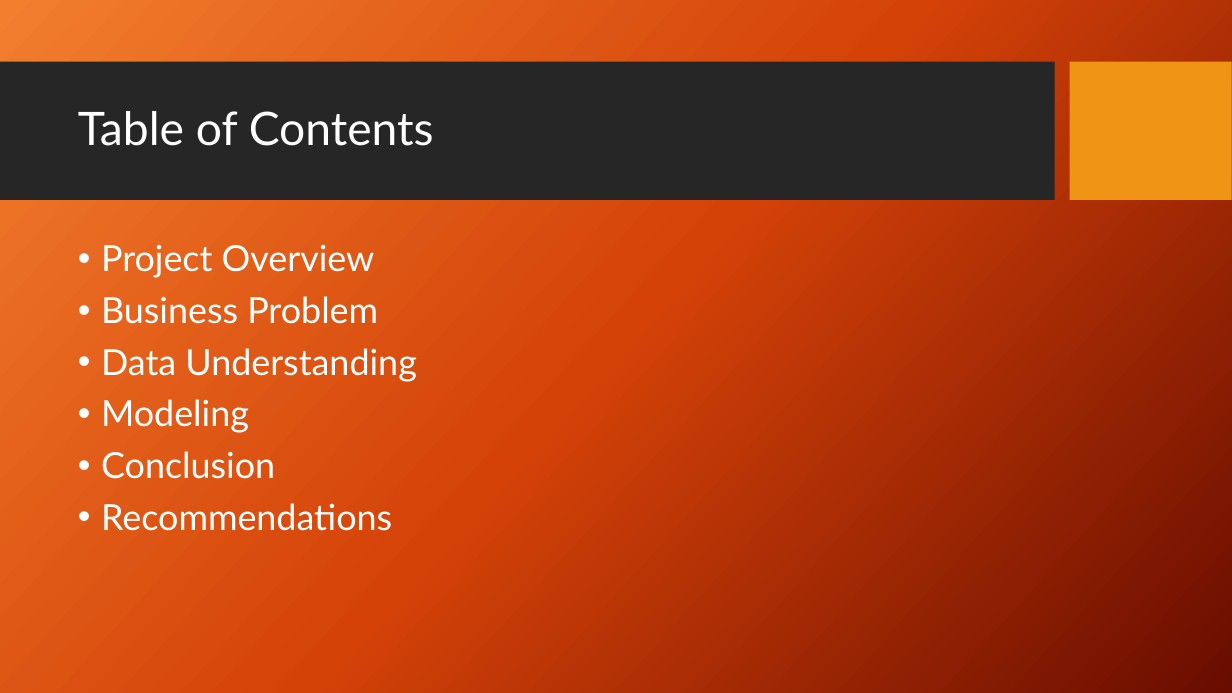
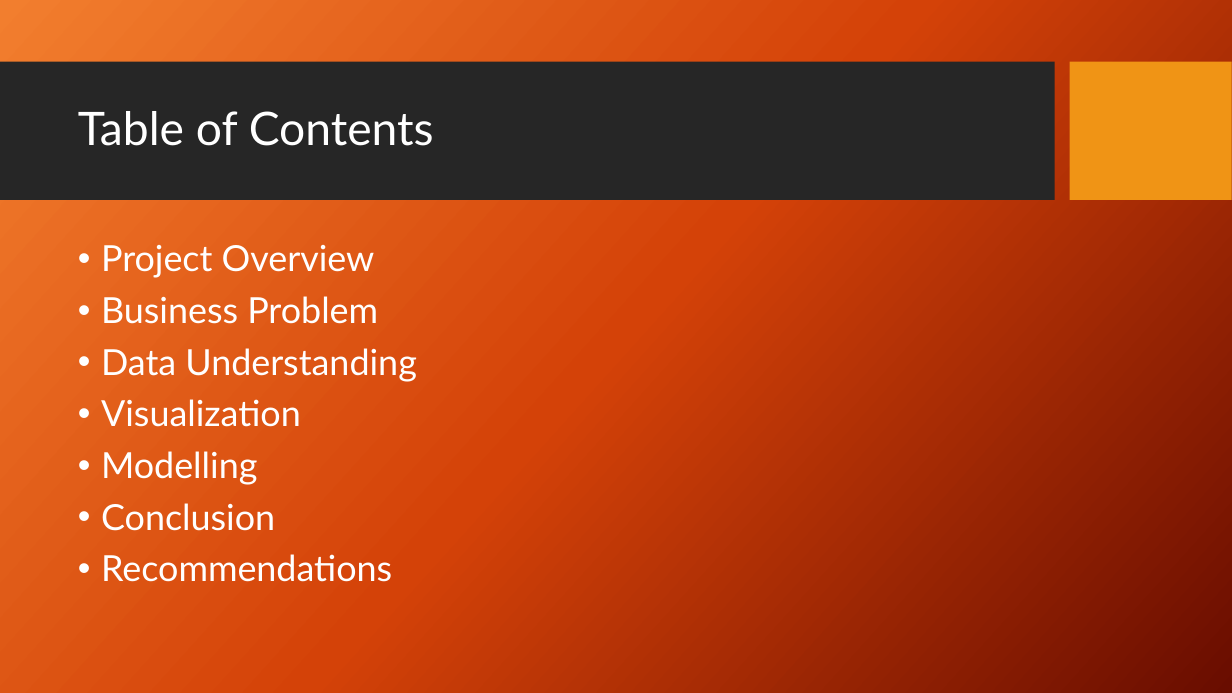
Before and after one commit to djdrjeff/Phase_4_Project, a slide deck: slide 2 of Presentation1.pptx. Drawn at 1232x693 pixels with LibreOffice and Linux fonts; fonts in the diff are those of the drawing; background and template pictures are left out. Boxes give left, top, right and bottom in pixels: in the first picture for what was removed or moved away, otherwise in the second. Text is boxed around its words. In the diff, an @@ line names an element or a change of style, - is before the commit and + after.

```diff
--- a/Presentation1.pptx
+++ b/Presentation1.pptx
@@ text at (101,399,301,485): text changed @@
-• Modeling
+• Visualization
+• Modelling
```
Also in this commit, not shown: 1 other slide changed, 8 slides added.
